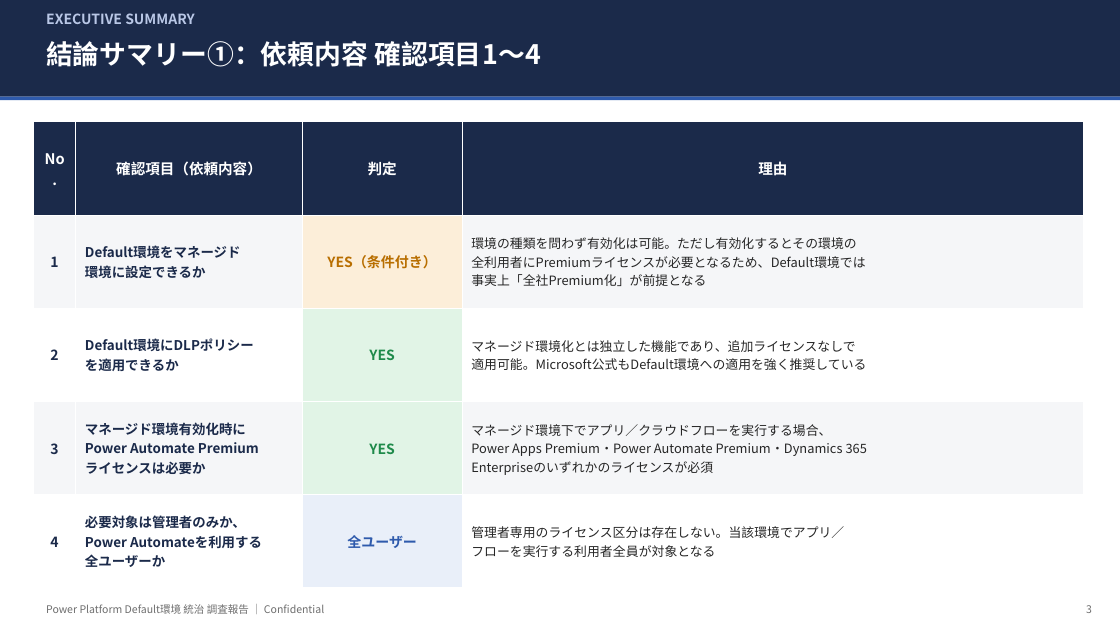
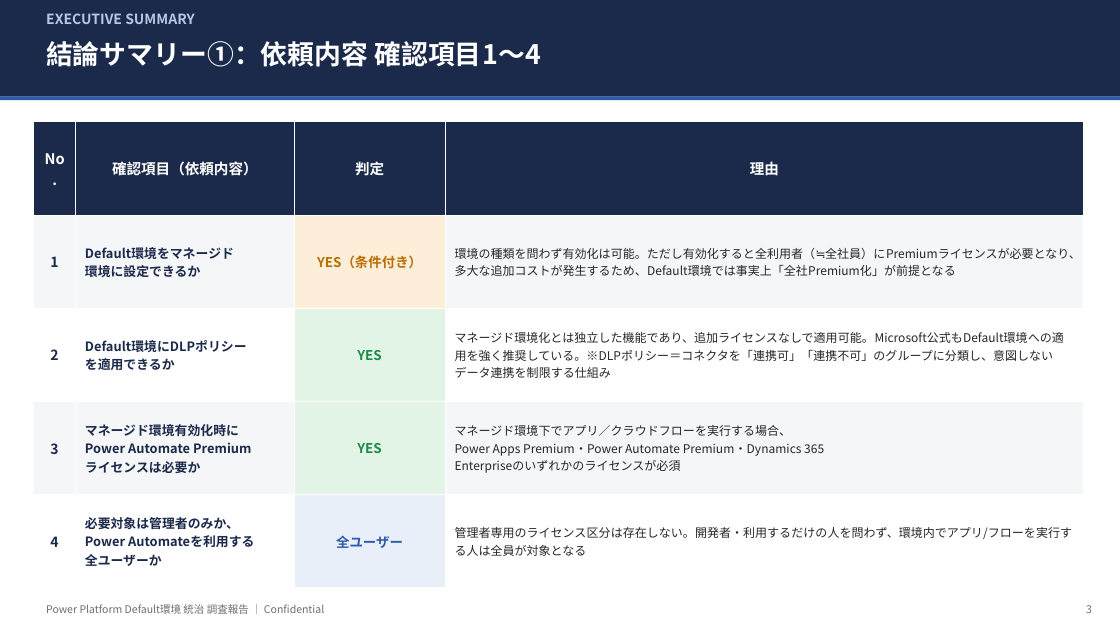
Before and after one commit to takuyanakamura881awc-beep/awc-naka881-repo, a slide deck: slide 3 of docs/PowerPlatform_DefaultEnv_Governance_Report.pptx. Drawn at 1120x630 pixels with LibreOffice and Linux fonts; fonts in the diff are those of the drawing. Boxes give left, top, right and bottom in pixels: in the first picture for what was removed or moved away, otherwise in the second. Text is boxed around its words. In the diff, an @@ line names an element or a change of style, - is before the commit and + after.

```diff
--- a/docs/PowerPlatform_DefaultEnv_Governance_Report.pptx
+++ b/docs/PowerPlatform_DefaultEnv_Governance_Report.pptx
@@ table at (x1=34, y1=122, x2=1084, y2=588) @@
-row 2, column 4: 環境の種類を問わず有効化は可能。ただし有効化するとその環境の / 全利用者にPremiumライセンスが必要となるため、Default環境では / 事実上「全社Premium化」が前提となる
+row 2, column 4: 環境の種類を問わず有効化は可能。ただし有効化すると全利用者（≒全社員）にPremiumライセンスが必要となり、多大な追加コストが発生するため、Default環境では事実上「全社Premium化」が前提となる
-row 3, column 4: マネージド環境化とは独立した機能であり、追加ライセンスなしで / 適用可能。Microsoft公式もDefault環境への適用を強く推奨している
+row 3, column 4: マネージド環境化とは独立した機能であり、追加ライセンスなしで適用可能。Microsoft公式もDefault環境への適用を強く推奨している。※DLPポリシー＝コネクタを「連携可」「連携不可」のグループに分類し、意図しないデータ連携を制限する仕組み
-row 5, column 4: 管理者専用のライセンス区分は存在しない。当該環境でアプリ／ / フローを実行する利用者全員が対象となる
+row 5, column 4: 管理者専用のライセンス区分は存在しない。開発者・利用するだけの人を問わず、環境内でアプリ/フローを実行する人は全員が対象となる
@@ size 11.5 to 11 pt in "Default環境をマネージド", "環境に設定できるか", "Default環境にDLPポリシー", "を適用できるか" and 6 more places @@
@@ size 12 to 11.5 pt in "YES（条件付き）", "YES", "YES", "全ユーザー" @@
@@ size 11 to 10.3 pt in "マネージド環境下でアプリ／クラウドフローを実行する場合、", "Power Apps Premium・Power Automate Premium・Dynamics 365", "Enterpriseのいずれかのライセンスが必須" @@
```
Also in this commit, not shown: 12 other slides changed, 1 slide added.
